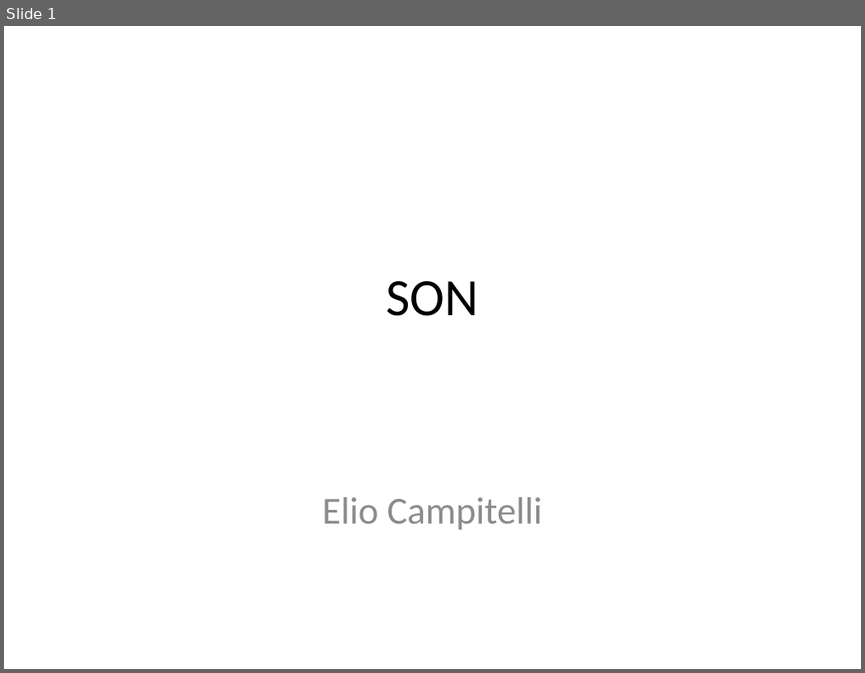
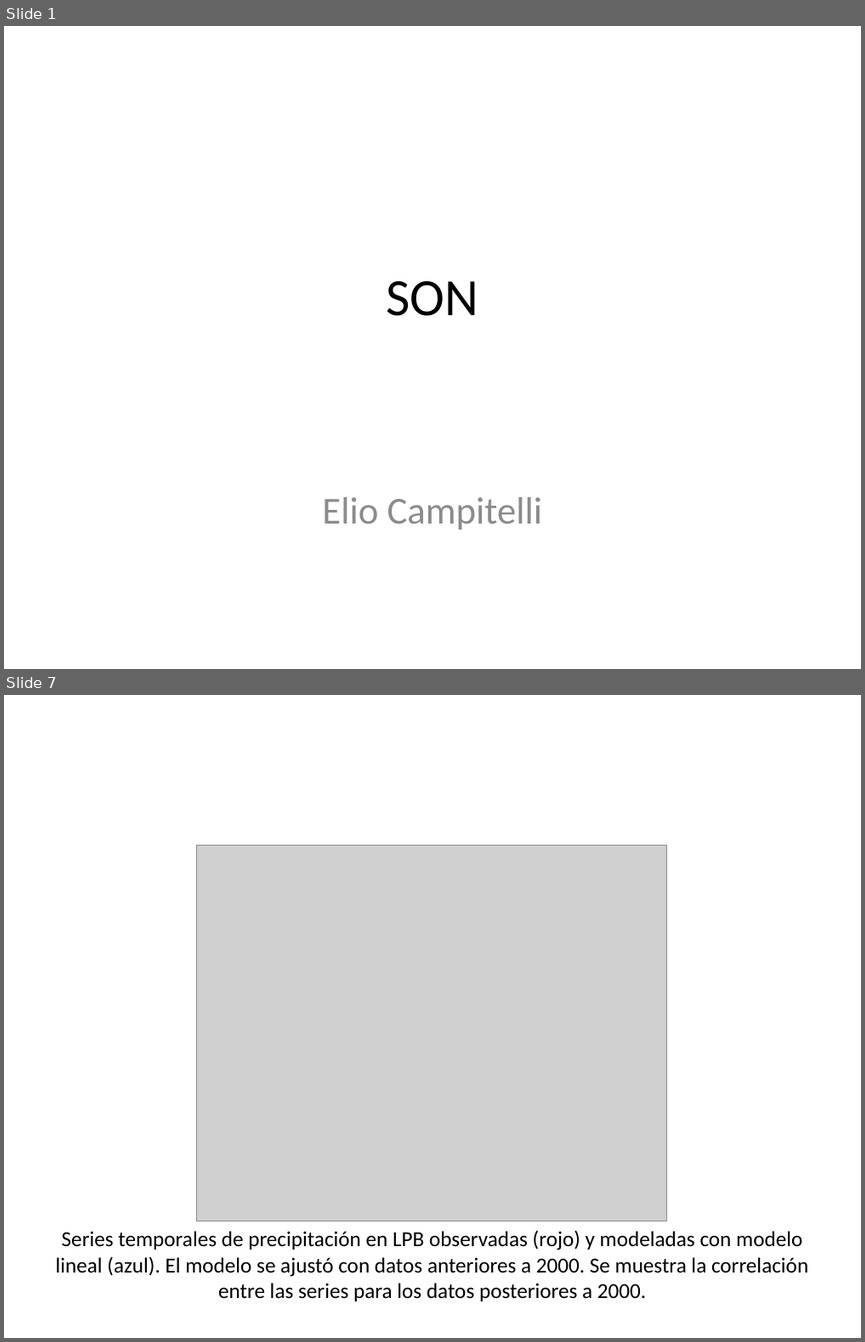
Before and after one commit to eliocamp/onda3, a slide deck: 23-mas_SON.pptx. Shown one above the other, each under a label of ours: slide 1 before the commit, slides 1 and 7 after it; the slides between them are not shown. The pictures are 865x673 and 865x1342 pixels, drawn with LibreOffice and Linux fonts; fonts in the diff are those of the drawing; grey boxes stand for pictures. Boxes give left, top, right and bottom in pixels: in the first picture for what was removed or moved away, otherwise in the second. Text is boxed around its words. In the diff, an @@ line names an element or a change of style, - is before the commit and + after.

```diff
--- a/23-mas_SON.pptx
+++ b/23-mas_SON.pptx
@@ slide 7 added at (4, 695, 861, 1338), background #FFFFFF @@
@@ picture added at (197, 845, 667, 1221) @@
@@ text added at (56, 1230, 808, 1301), 18 pt, text #000000 @@
+Series temporales de precipitación en LPB observadas (rojo) y modeladas con modelo lineal (azul). El modelo se ajustó con datos anteriores a 2000. Se muestra la correlación entre las series para los datos posteriores a 2000.
```
Also in this commit, not shown: 4 other slides added, 3 slides removed, 1 other file.
